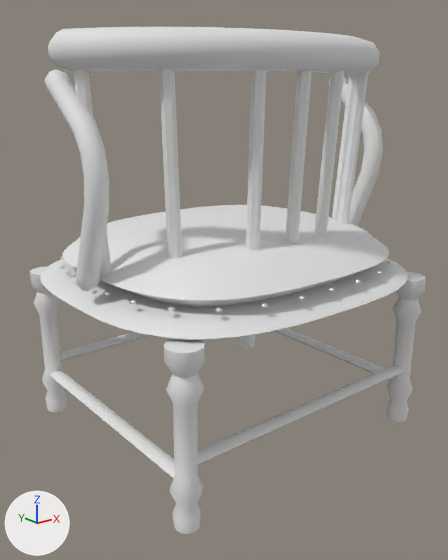
Before and after pictures for a commit that changed the glTF model assets/models/furniture/chair_da.glb.
Camera for both pictures: a 50 mm lens placed at (-0.55, -0.696, 0.494), pointed at (-0.013, -0.025, 0.225). Arrows for +X, +Y and +Z are at lower left; the lights stay in place. The first picture is the older version. Vertices at exactly the same position are counted once.

In view in the first picture: 'leather', 'wood' and 1 more.
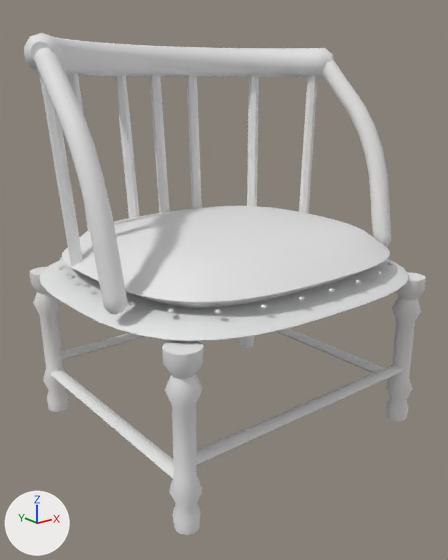
What differs and where, as boxes (x1, y1, x2, y2) in the pictures (448 x 560 px; the box of a moved part takes in the faces that stretch with it):
'wood', reshaped
    before: (30, 27, 426, 534)
    after: (24, 33, 426, 535)
part 1 of me_beine_001, moved or reshaped
    before: (48, 27, 380, 75)
    after: (24, 33, 334, 77)
part 2 of me_beine_001, moved or reshaped
    before: (73, 69, 111, 277)
    after: (299, 75, 318, 214)
part 3 of me_beine_001, moved or reshaped
    before: (159, 68, 182, 259)
    after: (247, 75, 259, 206)
part 4 of me_beine_001, moved or reshaped
    before: (246, 69, 267, 250)
    after: (187, 75, 202, 209)
part 5 of me_beine_001, moved or reshaped
    before: (285, 69, 312, 243)
    after: (150, 75, 170, 213)
part 6 of me_beine_001, moved or reshaped
    before: (314, 70, 344, 235)
    after: (115, 74, 140, 218)
part 7 of me_beine_001, moved or reshaped (mostly hidden afterwards)
    before: (338, 72, 369, 224)
    after: (67, 73, 90, 232)
part 8 of me_beine_001, moved or reshaped
    before: (332, 74, 356, 219)
    after: (39, 74, 83, 266)
part 9 of me_beine_001, moved or reshaped
    before: (40, 70, 408, 340)
    after: (34, 48, 409, 341)

The change, as a list of edits to the scene's bpy script:
```text
Change me_beine_001:
    used by ob_wood; location = (0.0, 0.0, 0.0)
    remove me_beine_001.from_pydata(...)  # 1676 vertices, 3276 faces; spans x -0.256..0.249, y -0.238..0.214, z -0.001..0.553
    add me_beine_001.from_pydata(...)  # 1676 vertices, 3276 faces; spans x -0.256..0.25, y -0.238..0.214, z -0.001..0.552
    me_beine_001 part 1: the loose piece of 320 vertices spanning x -0.256..0.249, y -0.183..-0.013, z 0.508..0.553 is multiplied about its middle by the matrix ((-1.003, 0.013, -0.011), (0.002, -0.994, -0.006), (-0.001, 0.002, 1.01)), then moved by (-0.001, 0.19, -0.001)
    me_beine_001 part 2: the loose piece of 14 vertices spanning x -0.237..-0.201, y -0.056..-0.031, z 0.27..0.52 is multiplied about its middle by the matrix ((0.989, -0.009, 0.147), (-0.001, 0.998, 0.061), (-0.147, -0.061, 0.987)), then moved by (0.434, 0.081, -0.001)
    me_beine_001 part 3: the loose piece of 14 vertices spanning x -0.171..-0.141, y -0.125..-0.095, z 0.271..0.521 is multiplied about its middle by the matrix ((0.995, -0.009, 0.104), (-0.002, 0.995, 0.104), (-0.104, -0.103, 0.989)), then moved by (0.308, 0.213, -0.001)
    me_beine_001 part 4: the loose piece of 14 vertices spanning x -0.076..-0.053, y -0.165..-0.132, z 0.27..0.521 is multiplied about its middle by the matrix ((0.999, -0.003, 0.043), (-0.003, 0.992, 0.126), (-0.043, -0.126, 0.991)), then moved by (0.124, 0.29, -0.001)
    me_beine_001 part 5: the loose piece of 14 vertices spanning x -0.012..0.007, y -0.171..-0.138, z 0.27..0.521 is turned -7.4 degrees about the x axis through its middle, then moved by (0.0, 0.303, -0.001)
    me_beine_001 part 6: the loose piece of 14 vertices spanning x 0.05..0.069, y -0.164..-0.131, z 0.271..0.521 is multiplied about its middle by the matrix ((0.999, 0.005, -0.041), (0.0, 0.993, 0.122), (0.042, -0.122, 0.992)), then moved by (-0.124, 0.29, -0.001)
    me_beine_001 part 7: the loose piece of 14 vertices spanning x 0.138..0.165, y -0.124..-0.094, z 0.271..0.521 is multiplied about its middle by the matrix ((0.994, 0.008, -0.105), (0.002, 0.995, 0.096), (0.105, -0.096, 0.99)), then moved by (-0.308, 0.213, -0.002)
    me_beine_001 part 8: the loose piece of 14 vertices spanning x 0.198..0.231, y -0.055..-0.031, z 0.271..0.521 is multiplied about its middle by the matrix ((0.999, 0.006, -0.147), (0.002, 1.008, 0.056), (0.147, -0.055, 0.998)), then moved by (-0.435, 0.081, -0.002)
    me_beine_001 part 9: 697 of 1676 vertices moved; they spanned x -0.252..0.246, y -0.238..0.214, z 0.222..0.512 and now span x -0.255..0.25, y -0.238..0.214, z 0.222..0.537; mean shift (-0.001, -0.004, 0.001); largest move (0.232, -0.032, 0.266) -> (0.232, -0.107, 0.252)
    other edits to the shape of me_beine_001 do not show in these pictures
```
